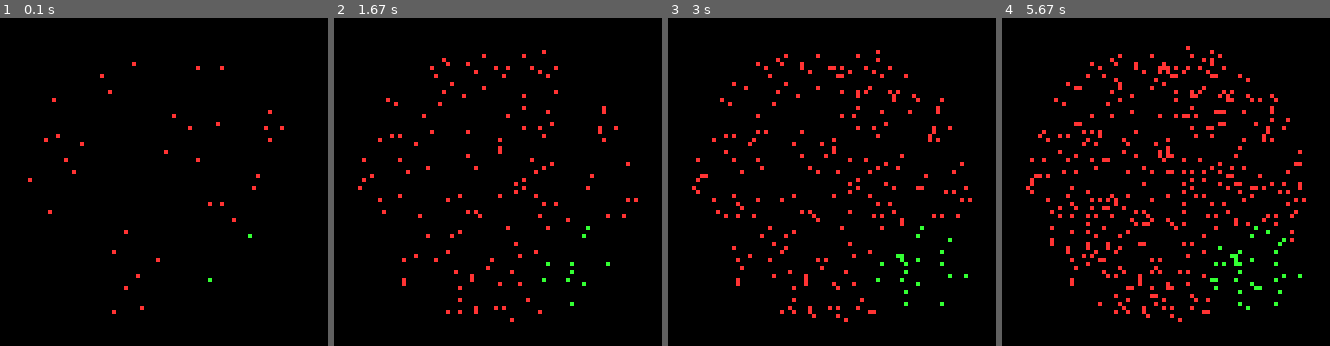
Above: before the commit, frames 1-4 (left to right).
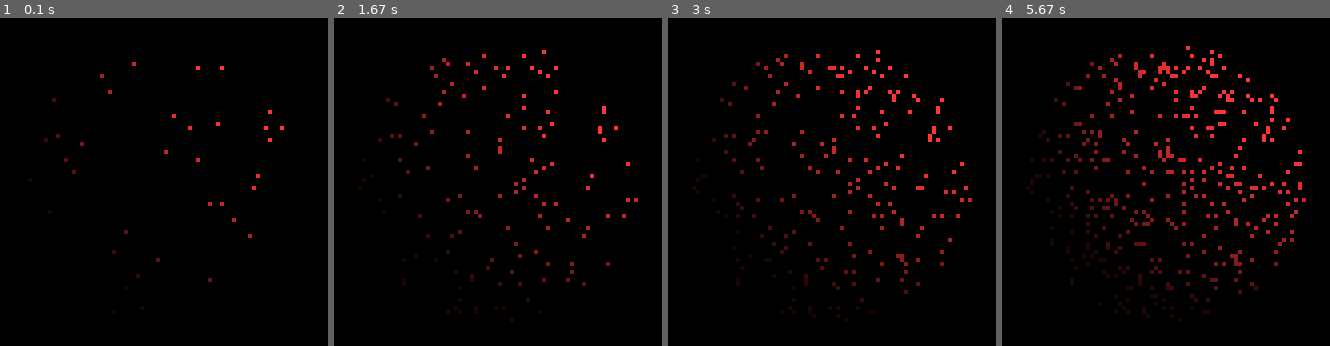
Above: after the commit, the same moments.

Repository: josuemj/Computer-Graphics
Game: pygame game, started from Raytracer2024/Raytracer2024.py
The game is run twice, just before and just after one commit, with the same random seed, the same clock (stepped at 60 frames per second) and the same inputs.
Inputs:
- Up to frame 1 (0.1 s): no input
- Up to frame 2 (1.67 s): no input
- Up to frame 3 (3 s): no input
- Up to frame 4 (5.67 s): no input

The runs differ from the first frame. In frame 1, 0.4% of the frame differs, in the area x 8-79%, y 13-91%; in frame 2, 1.6%; in frame 3, 2.5%; in frame 4, 4.5%, in the area x 7-93%, y 10-93%.

Commit message:
ambiental light and directional light implemented

Diff:
--- a/Raytracer2024/Raytracer2024.py
+++ b/Raytracer2024/Raytracer2024.py
@@ -5,6 +5,8 @@
 from gl import RendererRT
 from figures import *
 from material import Material
+from lights import *
+
 
 width = 128
 height = 128
@@ -17,8 +19,11 @@
 brick = Material(difuse=[1,0.2, 0.2])
 grass = Material(difuse=[0.2, 1.0, 0.2])
 
+rt.lights.append( DirectionalLight( direction=[-1, -1, -1]) )
+rt.lights.append( AmbientLight( intensity= 0.1) )
+
+# rt.scene.append(Sphere(position = [2, -2, -10], radius= 1, material = grass))
 rt.scene.append(Sphere(position = [0, 0, -5], radius = 1.5 , material = brick))
-rt.scene.append(Sphere(position = [2, -2, -10], radius= 1, material = grass))
 
 
 rt.glRender()
--- a/Raytracer2024/gl.py
+++ b/Raytracer2024/gl.py
@@ -4,6 +4,7 @@
 import numpy as np
 import pygame
 import random
+from lights import *
 
 
 
@@ -36,6 +37,8 @@
 		self.glClear()
 
 		self.scene = []
+
+		self.lights = []
 
 
 	def glViewport(self, x, y, width, height):
@@ -132,13 +135,16 @@
 
 	def glCastRay(self, orig, direction):
 
+		depth = float('inf')
 		intercept = None
 		hit = None
 
 		for obj in self.scene:
 			intercept = obj.ray_intersect(orig, direction)
 			if intercept != None:
-				hit = intercept
+				if intercept.distance < depth:
+					hit = intercept
+					depth = intercept.distance
 		return hit
 
 
@@ -167,6 +173,6 @@
 				intercept = self.glCastRay(self.camera.translate, dir)
 
 				if intercept != None:
-					color = intercept.obj.material.GetSurfaceColor()
+					color = intercept.obj.material.GetSurfaceColor(intercept, self)
 					self.glPoint(x, y, color)
 					pygame.display.flip() # for checking each time
--- /dev/null
+++ b/Raytracer2024/lights.py
@@ -0,0 +1,27 @@
+import numpy as np
+
+class Light(object):
+    def __init__(self, color = [1, 1, 1], intensity = 1.0, lighType = "None"):
+        self.color = color
+        self.intensity = intensity
+
+    def GetLightColor(self, intercept = None):
+        return [(i * self.intensity) for i in self.color]
+
+class AmbientLight(Light):
+    def __init__(self, color = [1,1,1], intensity = 1.0):
+        super().__init__(color, intensity, "Ambient")
+
+class DirectionalLight(Light):
+    def __init__(self, color = [1,1,1], intensity = 1.0, direction = [0, -1, 0 ]):
+        super().__init__(color, intensity, "Directional")
+        self.direction = direction / np.linalg.norm(direction)
+
+    def GetLightColor(self, intercept = None):
+        lightColor =  super().GetLightColor()
+        if intercept:
+            dir = [(i * -1) for i in self.direction]
+            intesity = np.dot(intercept.normal, dir)
+            intesity = max(0, min(1, intesity))
+            lightColor = [(i * intesity) for i in lightColor]
+        return lightColor
--- a/Raytracer2024/material.py
+++ b/Raytracer2024/material.py
@@ -2,5 +2,16 @@
     def __init__(self, difuse):
         self.difuse = difuse
 
-    def GetSurfaceColor(self):
-        return self.difuse
+    def GetSurfaceColor(self, intercept, renderer):
+        #phong reflection model
+        #LightColors = LightColor + Specular
+        #FinalColor = DiffuseColor * LightColor
+
+        lightColor = [0, 0, 0]
+        finalColor = self.difuse
+        for light in renderer.lights:
+            currentLightColor = light.GetLightColor(intercept)
+            lightColor = [(lightColor[i] + currentLightColor[i]) for i in range(3)]
+        finalColor = [(finalColor[i] * lightColor[i]) for i in range(3)]
+        finalColor = [min(1, finalColor[i]) for i in range(3)]
+        return finalColor
